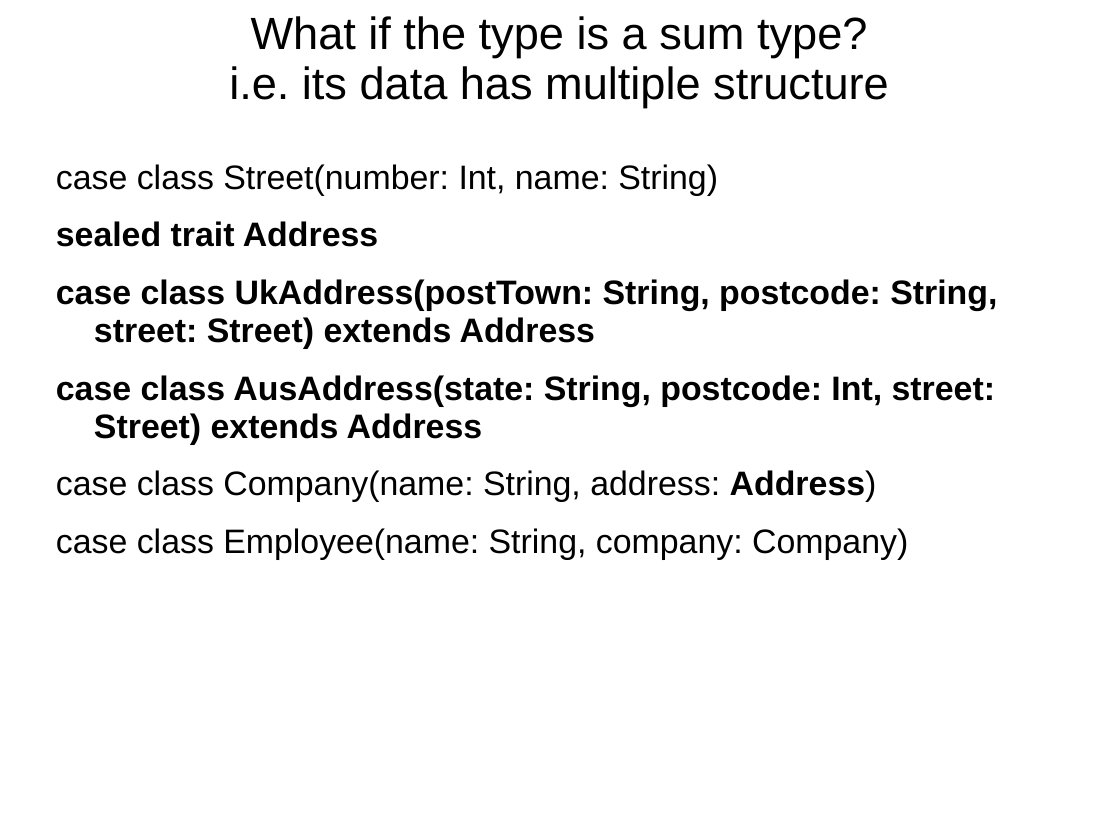
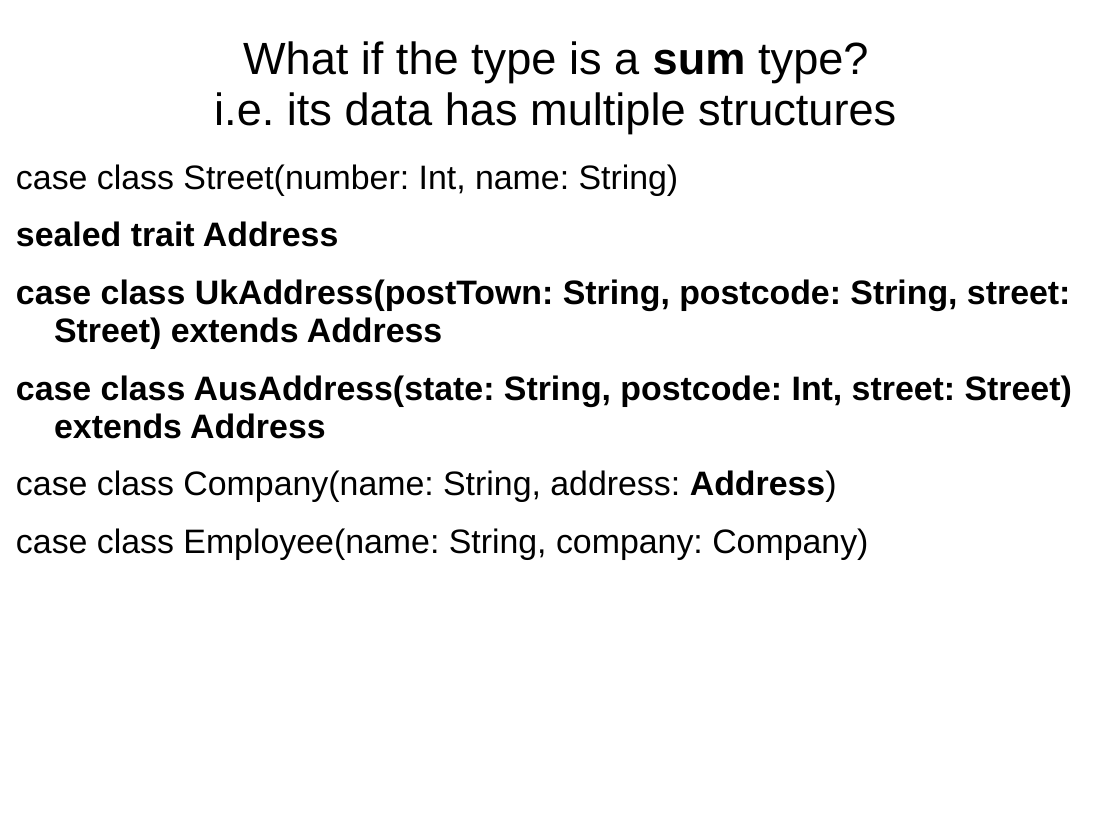
Before and after one commit to amywong-monster/Presentations, a slide deck: slide 10 of 2021-08-05-Update-immutable-data.ppt. Drawn at 1120x840 pixels with LibreOffice and Linux fonts; fonts in the diff are those of the drawing. Boxes give left, top, right and bottom in pixels: in the first picture for what was removed or moved away, otherwise in the second. Text is boxed around its words. In the diff, an @@ line names an element or a change of style, - is before the commit and + after.

```diff
--- a/2021-08-05-Update-immutable-data.ppt
+++ b/2021-08-05-Update-immutable-data.ppt
@@ title at (x1=214, y1=41, x2=896, y2=133): text changed @@
-What if the type is a sum type?
-i.e. its data has multiple structure
+What if the type is a sum type?
+i.e. its data has multiple structures
@@ text "case class Street(number: Int, name: ..." rewrapped from (x1=56, y1=164, x2=997, y2=560) to (x1=16, y1=164, x2=1072, y2=560) @@
```
Also in this commit, not shown: 1 other slide changed.
